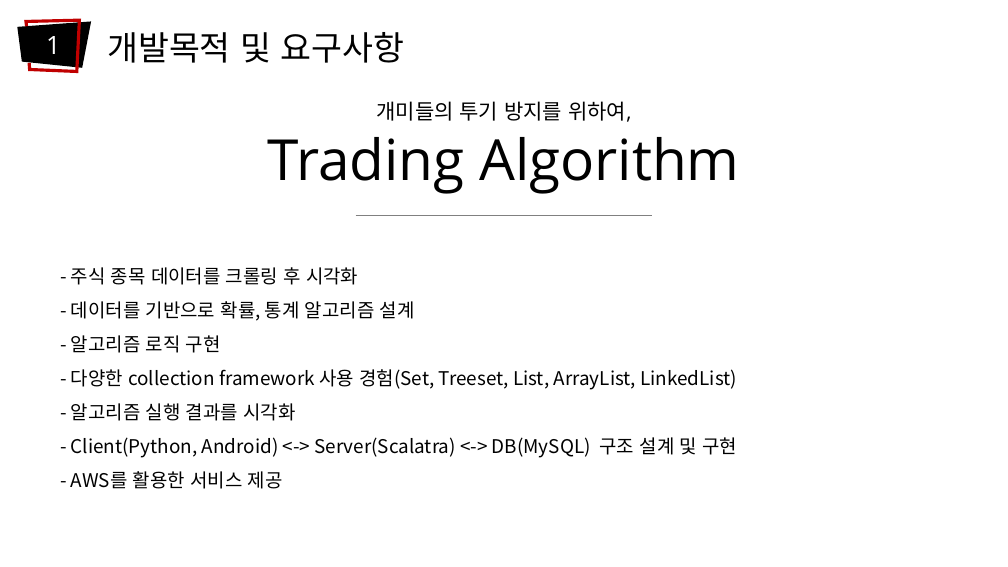
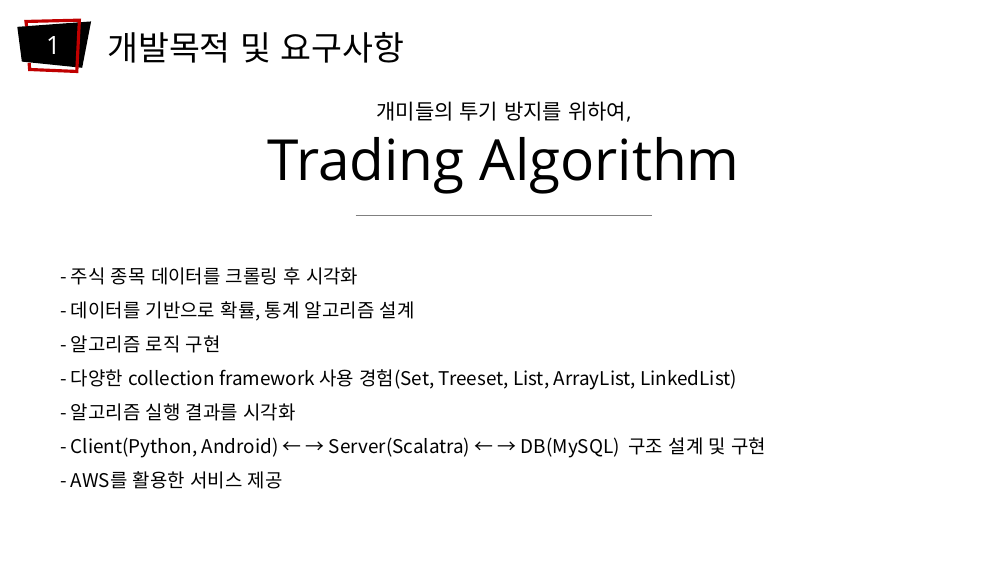
Before and after one commit to freean2468/ProjectNext, a slide deck: slide 3 of doc/ProjectNext.pptx. Drawn at 1008x567 pixels with LibreOffice and Linux fonts; fonts in the diff are those of the drawing. Boxes give left, top, right and bottom in pixels: in the first picture for what was removed or moved away, otherwise in the second. Text is boxed around its words. In the diff, an @@ line names an element or a change of style, - is before the commit and + after.

```diff
--- a/doc/ProjectNext.pptx
+++ b/doc/ProjectNext.pptx
@@ text at [71, 437, 766, 458]: text changed @@
-- Client(Python, Android) <-> Server(Scalatra) <-> DB(MySQL) 구조 설계 및 구현
+- Client(Python, Android) ← → Server(Scalatra) ← → DB(MySQL) 구조 설계 및 구현
```
Also in this commit, not shown: 6 other slides changed, 3 other files.
